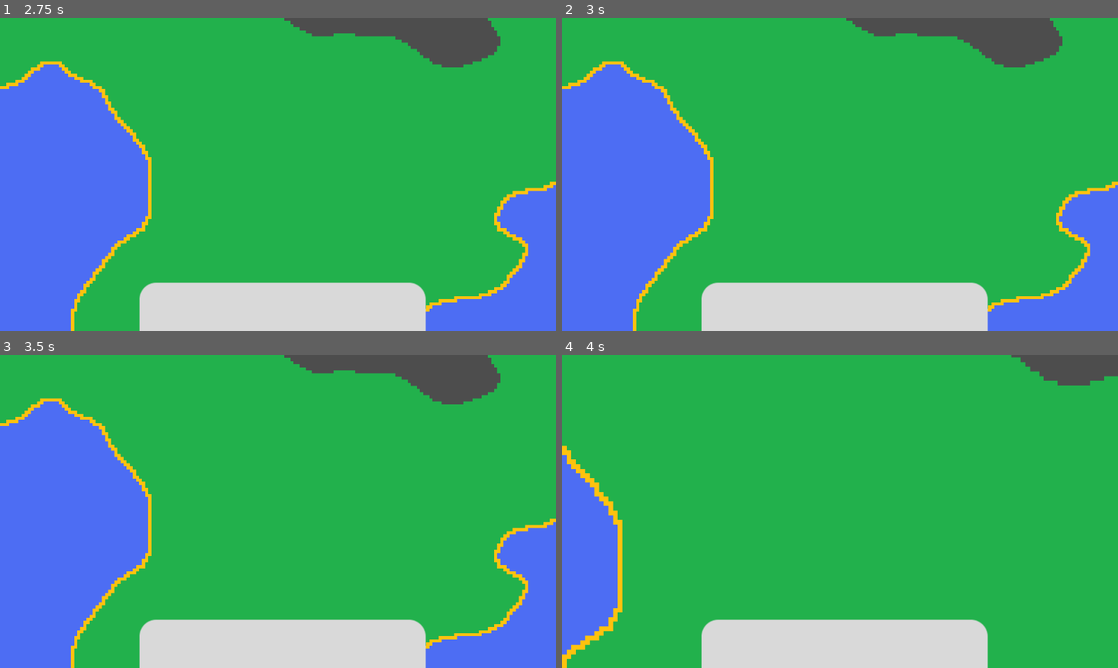
Above: before the commit, frames 1-4 (two rows, left to right).
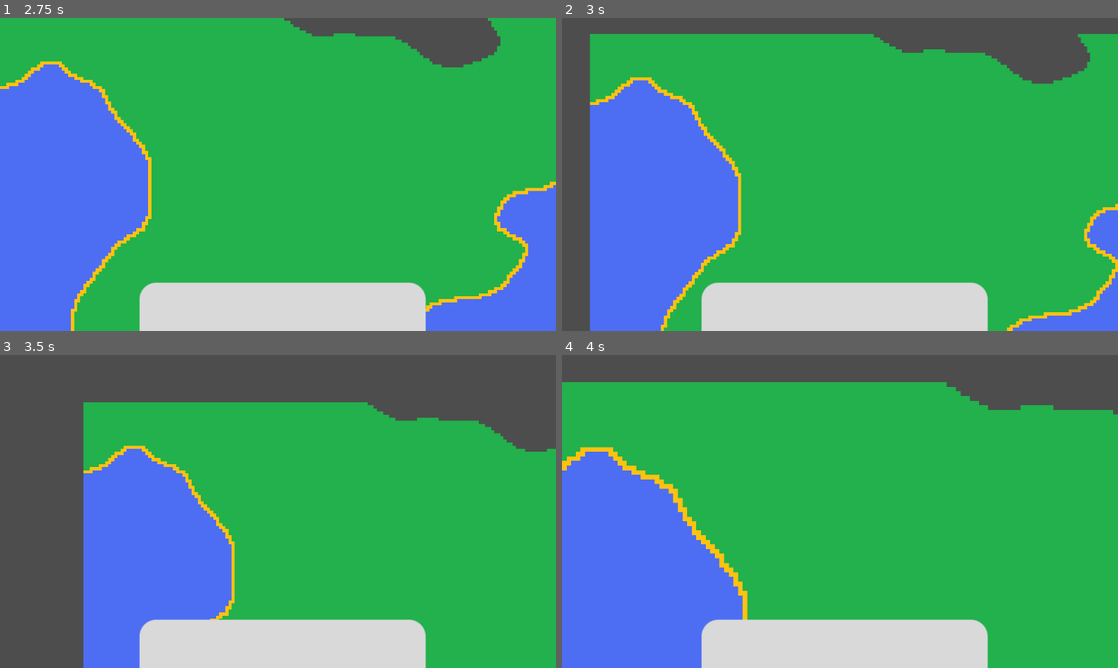
Above: after the commit, the same moments.

Repository: Nils1024/restock
Game: Godot game, scene res://assets/scenes/menus/main_menu.tscn
Same seed, same stepped clock (60 frames per second), same inputs: the game is played once before the commit and once after it.
Inputs (mouse positions are in pixels of both pictures, inside the frame that each line leads up to):
- Up to frame 1 (2.75 s): click "Play" at 0.5 s; click "Play" at 1.25 s; tap Enter at 2 s; move the mouse to (400, 158) at 2.02 s; hold Right from 2.03 s (still down); click (400, 158) at 2.1 s
- Up to frame 2 (3 s): release Right at 2.75 s; tap Space at 2.75 s; drag from (728, 190) to (812, 237) at 2.77 s
- Up to frame 3 (3.5 s): no input
- Up to frame 4 (4 s): tap Enter at 3.5 s; move the mouse to (895, 442) at 3.52 s; hold Right from 3.53 s (still down); tap Mouse wheel down (zoom_in) at 3.6 s; click (895, 442) at 3.8 s

Frame 1 is identical in both runs. In frame 2, 20% of the frame differs, in the area x 0-100%, y 0-100%; in frame 3, 44%; in frame 4, 23%.

Commit message:
Added mouse drag camera movement

Diff:
--- a/assets/scripts/game.gd
+++ b/assets/scripts/game.gd
@@ -2,6 +2,12 @@
 
 @onready var tilemap = $TileMapLayer
 var noise = FastNoiseLite.new()
+
+var mouse_press_start = Vector2.ZERO
+var is_dragging = false
+var drag_threshold = 10
+
+var tile_radius_around_camera = 50
 
 # Called when the node enters the scene tree for the first time.
 func _ready() -> void:
@@ -82,12 +88,30 @@
 		var delta = event.delta
 		$Camera2D.position += delta * 10.0
 
-	# Click
-	if Input.is_action_just_pressed("click"):
-		var mouse_pos = get_global_mouse_position()
+	if event is InputEventMouseButton and event.button_index == MOUSE_BUTTON_LEFT:
+		if event.pressed:
+			mouse_press_start = event.position
+			is_dragging = false
+		else:
+			var distance = mouse_press_start.distance_to(event.position)
 
-		var cell = $TileMapLayer.local_to_map($TileMapLayer.to_local(mouse_pos))
-		print("Clicked:", cell)
+			if distance < drag_threshold:
+				# Click
+				var mouse_pos = get_global_mouse_position()
+				var cell = $TileMapLayer.local_to_map($TileMapLayer.to_local(mouse_pos))
+				print("Clicked:", cell)
+			else:
+				is_dragging = false
+
+	if event is InputEventMouseMotion:
+		if Input.is_mouse_button_pressed(MOUSE_BUTTON_LEFT):
+			var distance = mouse_press_start.distance_to(event.position)
+
+			if distance > drag_threshold:
+				is_dragging = true
+
+			if is_dragging:
+				$Camera2D.position -= event.relative * 10
 
 	# Zoom in and out
 	if Input.is_action_just_pressed("zoom_in"):
